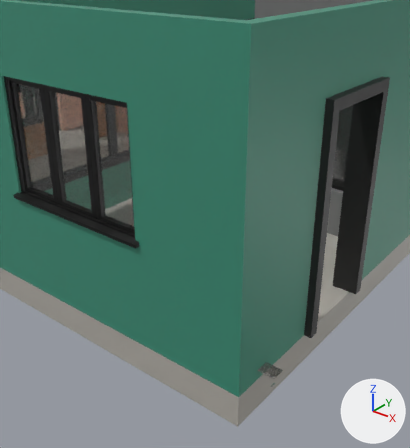
Renders of the glTF model floors/FloorG.gltf from each side of a commit.
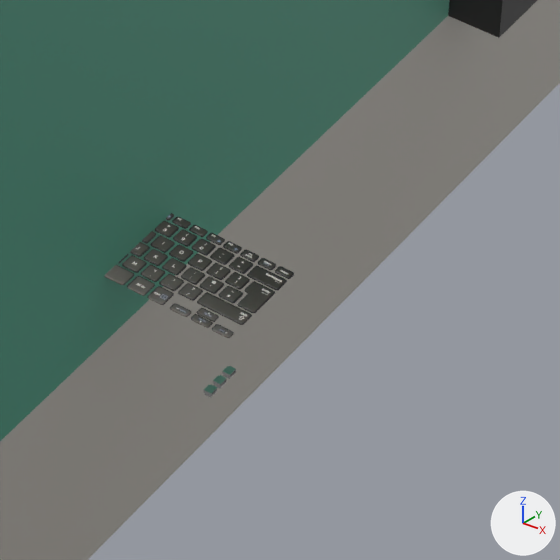
The first picture shows the older version from a 50 mm lens placed at (1.878, -2.758, 3.077), pointed at (-0.648, 0.399, 1.119). The close-ups show both versions on the part from 59% to 78% of the width and 74% to 91% of the height of that picture. The lights are fixed; the arrows at lower right show +X, +Y and +Z. Where no turn or scale is listed for an object, it has been applied to the vertices.

In view in the first close-up: 'Door.023', 'Slab', 'Wall', 'keyboard', 'sockets'.
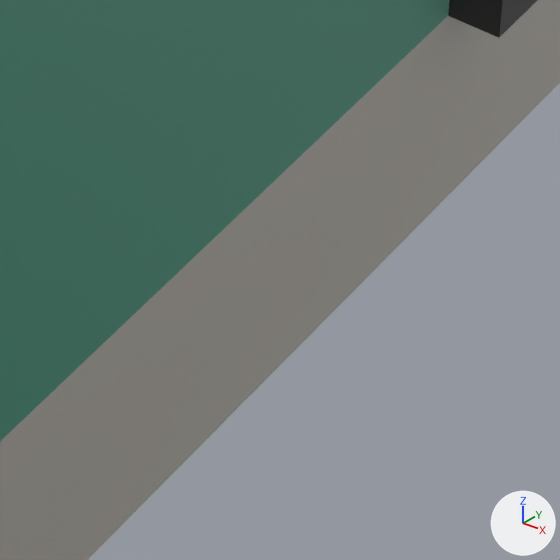
Boxes (x1, y1, x2, y2) around the edits, measured in the close-ups (560 x 560 px):
'keyboard', deleted
    before: (104, 213, 294, 338)
'sockets', deleted
    before: (204, 366, 236, 398)
    faces in mat_metal (white #e7e7e7): (204, 366, 236, 398)

What changed in the scene script:
```text
Remove ob_sockets:
    ob_sockets = bpy.data.objects.new('sockets', me_cube_006)
    ob_sockets.location = (-0.014, 0.285, -0.022)
Remove ob_keyboard:
    ob_keyboard = bpy.data.objects.new('keyboard', me_cube_002)
    ob_keyboard.location = (-0.033, 0.282, 0.095)
```
